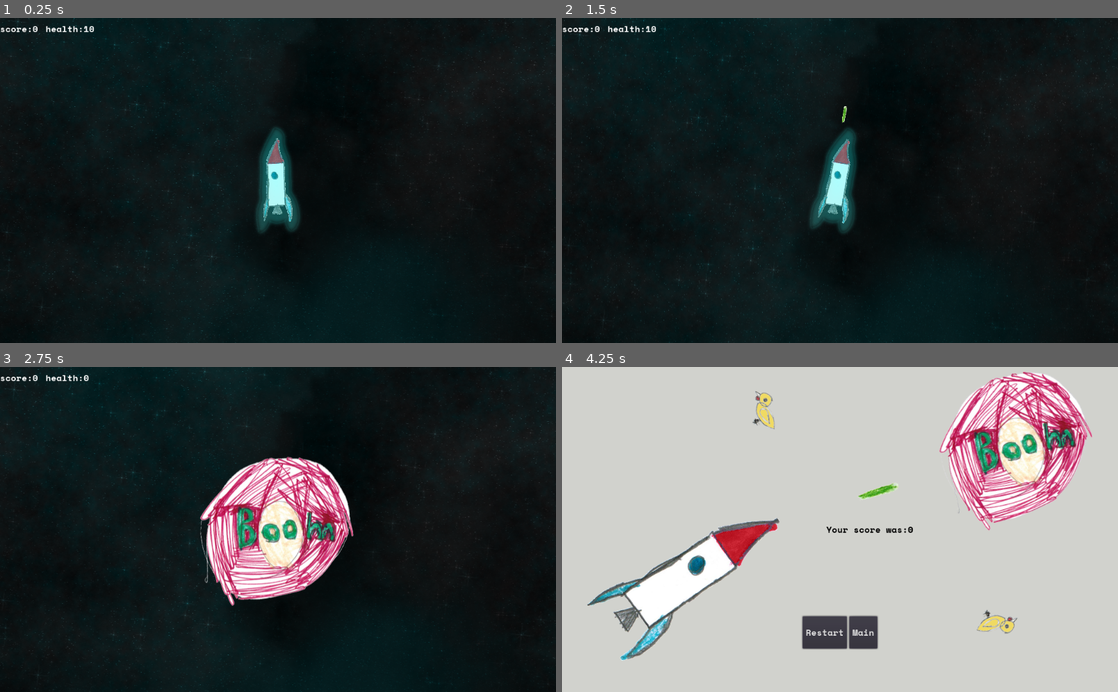
Above: before the commit, frames 1-4 (two rows, left to right).
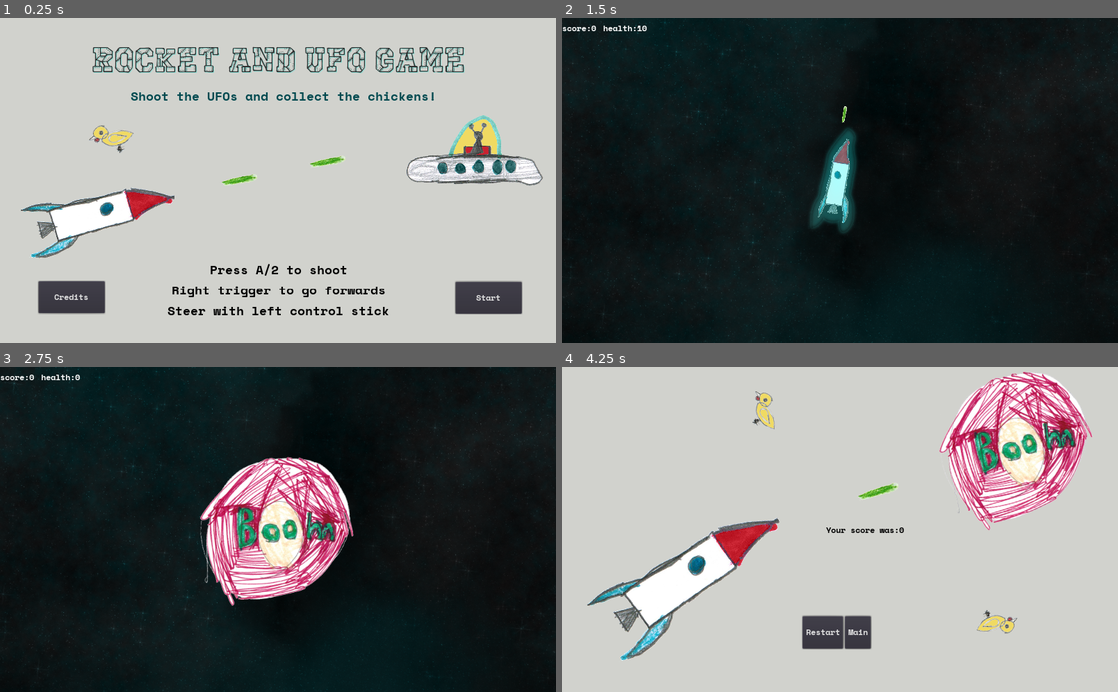
Above: after the commit, the same moments.

Repository: the-g-force/FamJam-April2020
Game: Godot game, scene res://src/MainMenu.tscn
The game is run twice, just before and just after one commit, with the same random seed, the same clock (stepped at 60 frames per second) and the same inputs. Before the commit the project starts from res://src/Level.tscn. Sound files missing from this copy of the repository are replaced by a short silence.
Inputs (mouse positions are in pixels of both pictures, inside the frame that each line leads up to):
- Up to frame 1 (0.25 s): no input
- Up to frame 2 (1.5 s): click (1051, 297) at 0.5 s, where only the run after the commit has a clickable "Start"; hold Right (TurnRight) from 1.28 s (still down); tap Space (Fire) at 1.35 s
- Up to frame 3 (2.75 s): release Right (TurnRight) at 2.03 s; hold Left (TurnLeft) from 2.03 s (still down); tap Delete (die) at 2.1 s
- Up to frame 4 (4.25 s): release Left (TurnLeft) at 2.78 s; hold Right (TurnRight) 2.78-3.53 s; tap Space (Fire) at 2.85 s; tap Enter at 3.5 s; hold Up (Thrust) from 3.53 s (still down); tap Delete (die) at 3.6 s

The runs differ from the first frame. In frame 1, 100% of the frame differs, in the area x 0-100%, y 0-100%; in frame 2, 0.7%; in frame 3, 0.9%; in frame 4, 1.0%.

Commit message:
Fix build and audio mix for HTML5 export

Diff:
--- /dev/null
+++ b/project/default_bus_layout.tres
@@ -0,0 +1,15 @@
+[gd_resource type="AudioBusLayout" format=2]
+
+[resource]
+bus/1/name = "SFX"
+bus/1/solo = false
+bus/1/mute = false
+bus/1/bypass_fx = false
+bus/1/volume_db = 0.0
+bus/1/send = "Master"
+bus/2/name = "Music"
+bus/2/solo = false
+bus/2/mute = false
+bus/2/bypass_fx = false
+bus/2/volume_db = -14.056
+bus/2/send = "Master"
--- a/project/project.godot
+++ b/project/project.godot
@@ -21,13 +21,18 @@
 [application]
 
 config/name="FamJam-April2020"
-run/main_scene="res://src/Level.tscn"
+run/main_scene="res://src/MainMenu.tscn"
 config/icon="res://icon.png"
 
 [autoload]
 
 PlayerStats="*res://src/PlayerStats.gd"
 Jukebox="*res://src/Jukebox.tscn"
+
+[display]
+
+window/stretch/mode="2d"
+window/stretch/aspect="keep"
 
 [input]
 
--- a/project/src/Jukebox.tscn
+++ b/project/src/Jukebox.tscn
@@ -6,3 +6,4 @@
 script = ExtResource( 1 )
 
 [node name="Music" type="AudioStreamPlayer" parent="."]
+bus = "Music"
Not shown, changed: build.sh
Not shown, added: pako_inflate.min.js
